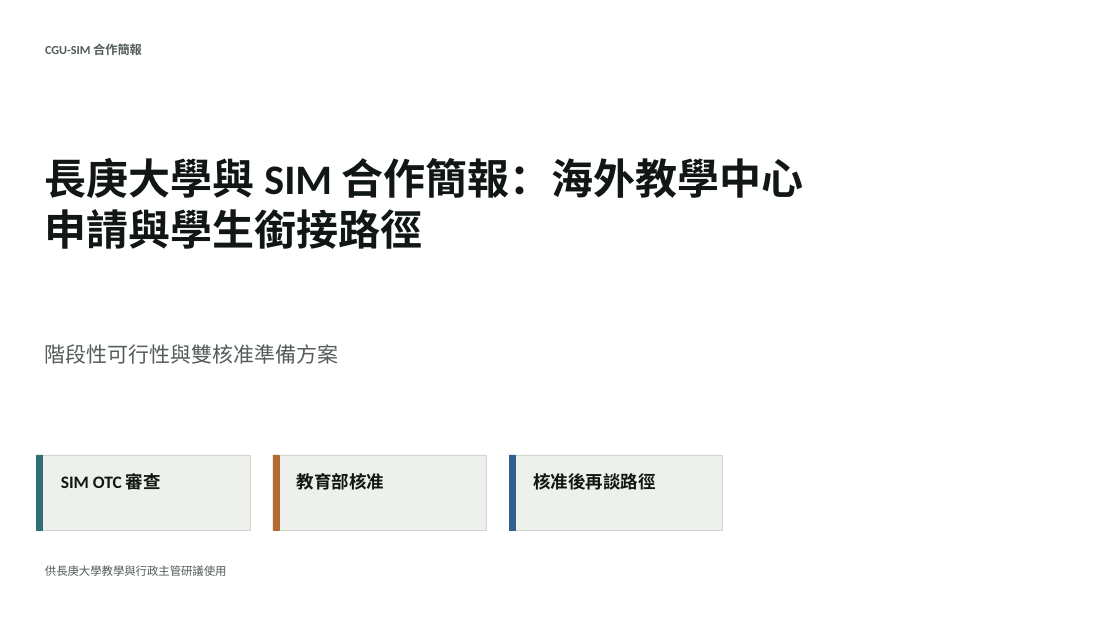
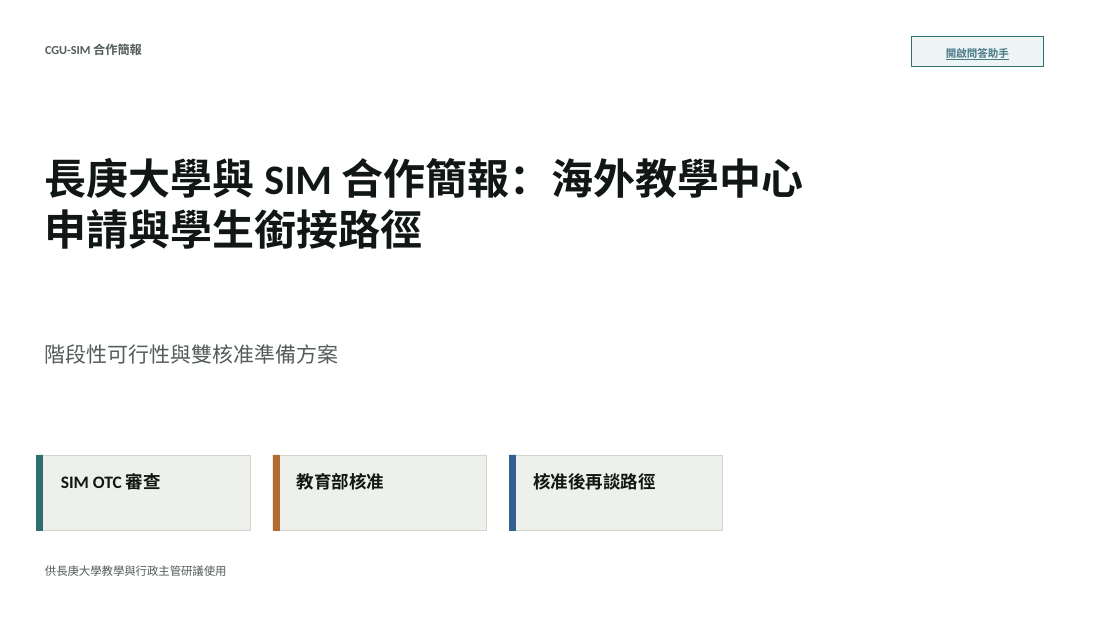
Before and after one commit to sywan/CGUxSIM, a slide deck: slide 1 of CGU_SIM_Briefing_Package/CGU_SIM_合作簡報_繁體中文.pptx. Drawn at 1120x630 pixels with LibreOffice and Linux fonts; fonts in the diff are those of the drawing. Boxes give left, top, right and bottom in pixels: in the first picture for what was removed or moved away, otherwise in the second. Text is boxed around its words. In the diff, an @@ line names an element or a change of style, - is before the commit and + after.

```diff
--- a/CGU_SIM_Briefing_Package/CGU_SIM_合作簡報_繁體中文.pptx
+++ b/CGU_SIM_Briefing_Package/CGU_SIM_合作簡報_繁體中文.pptx
@@ rectangle added at (912,37,1043,66), fill #EEF4F3, outline #2D6F73 0.75 pt @@
@@ text added at (946,46,1009,60), 9 pt, text #467886, bold, underline @@
+開啟問答助手
```
Also in this commit, not shown: 20 other slides changed, 10 other files.
